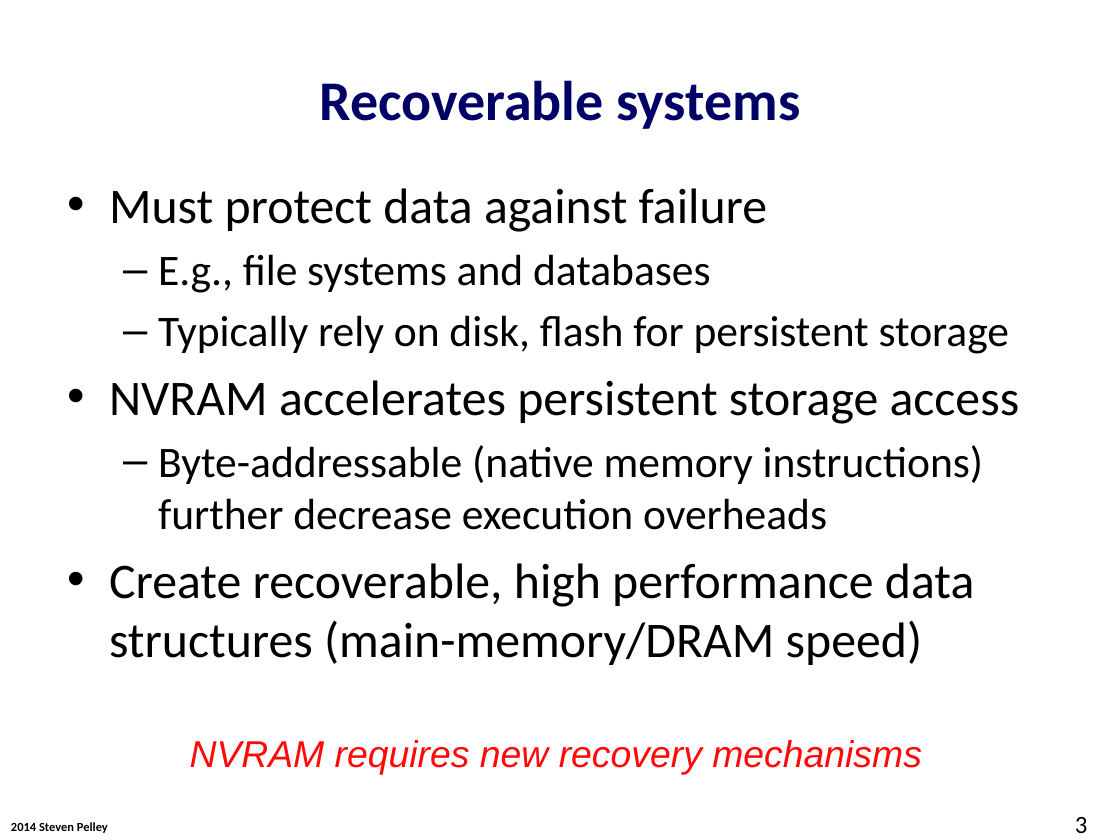
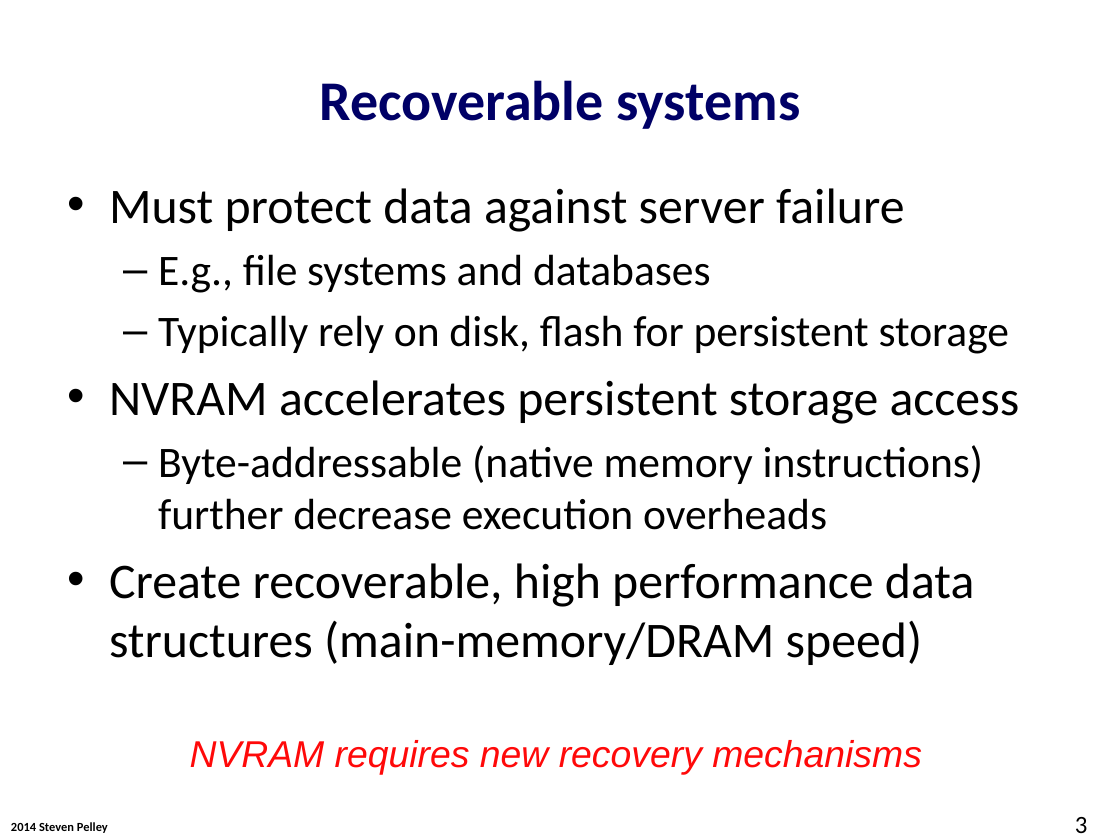
Before and after one commit to Abulila/dissertation, a slide deck: slide 3 of proposal/NVMW.pptx. Drawn at 1120x840 pixels with LibreOffice and Linux fonts; fonts in the diff are those of the drawing; background and template pictures are left out. Boxes give left, top, right and bottom in pixels: in the first picture for what was removed or moved away, otherwise in the second. Text is boxed around its words. In the diff, an @@ line names an element or a change of style, - is before the commit and + after.

```diff
--- a/proposal/NVMW.pptx
+++ b/proposal/NVMW.pptx
@@ text at (109, 188, 904, 232): text changed @@
-• Must protect data against failure
+• Must protect data against server failure
```
Also in this commit, not shown: 3 other slides changed.
